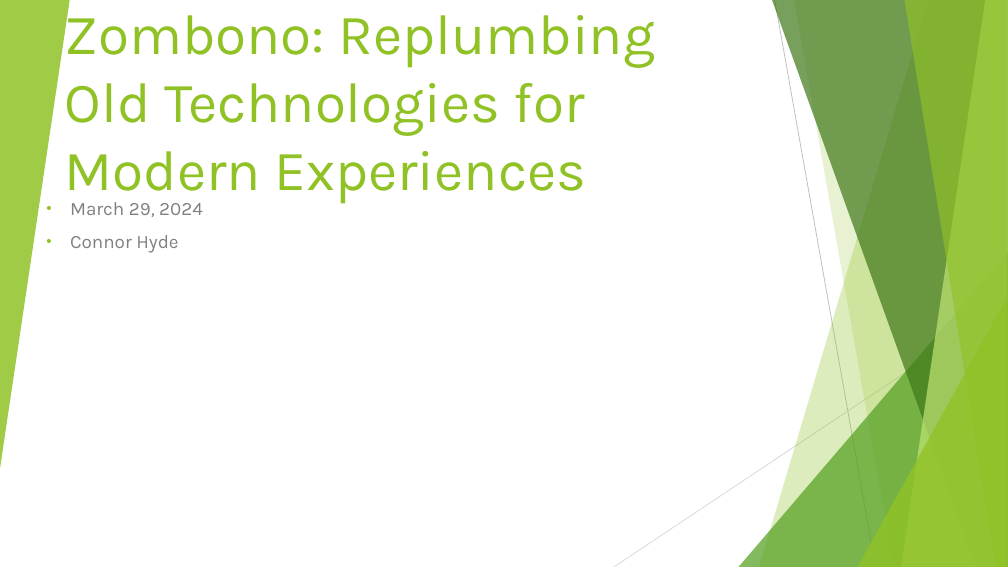
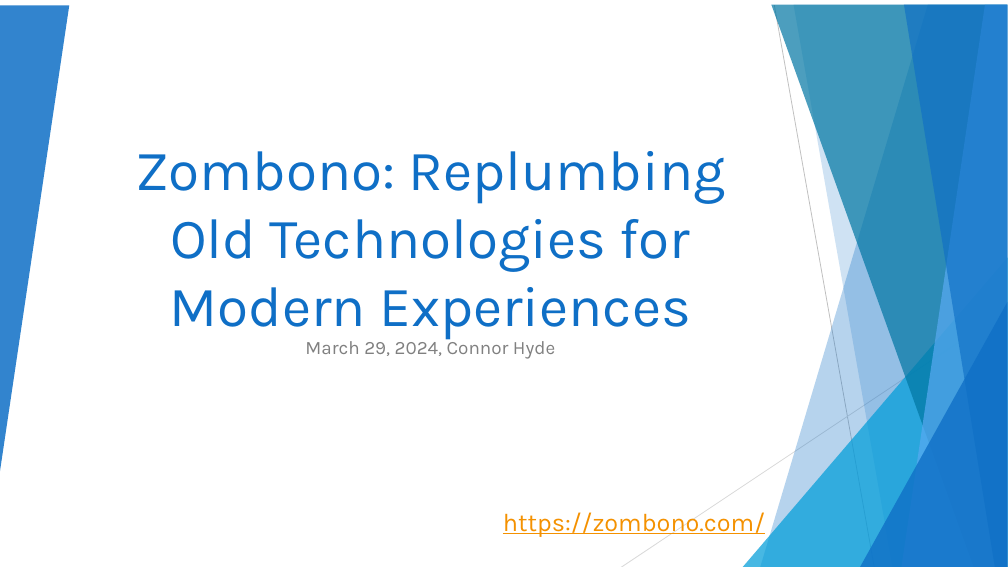
Before and after one commit to starfrost013/ZombonoEngine, a slide deck: slide 1 of docs/3-29-24 GlosGameDevs.pptx. Drawn at 1008x567 pixels with LibreOffice and Linux fonts; fonts in the diff are those of the drawing; background and template pictures are left out. Boxes give left, top, right and bottom in pixels: in the first picture for what was removed or moved away, otherwise in the second. Text is boxed around its words. In the diff, an @@ line names an element or a change of style, - is before the commit and + after.

```diff
--- a/docs/3-29-24 GlosGameDevs.pptx
+++ b/docs/3-29-24 GlosGameDevs.pptx
@@ 5 freeform shapes, 3 triangles: place and size @@
-5 freeform shapes, 3 triangles at (0, 0, 1008, 567)
+5 freeform shapes, 3 triangles at (0, 5, 1008, 567)
@@ triangle at (0, 5, 69, 474): fill #90C226 at 85% opacity to #0F6FC6 at 85% opacity @@
@@ freeform shape at (759, 5, 1008, 567): fill #90C226 at 30% opacity to #0F6FC6 at 30% opacity @@
@@ freeform shape at (771, 5, 1007, 567): fill #3F7819 at 70% opacity to #0076A3 at 70% opacity @@
@@ line moved from (775, 0) - (876, 567) to (774, 5) - (876, 567) @@
@@ freeform shape at (794, 5, 1008, 567): fill #90C226 at 20% opacity to #0F6FC6 at 20% opacity @@
@@ freeform shape at (901, 5, 1007, 567): fill #C0E474 at 70% opacity to #59AAF2 at 70% opacity @@
@@ freeform shape at (904, 5, 1008, 567): fill #90C226 at 65% opacity to #0F6FC6 at 65% opacity @@
@@ title "Zombono: Replumbing Old Technologies for ...": place and size @@
-title "Zombono: Replumbing Old Technologies for ..." at (65, 3, 655, 204)
+title "Zombono: Replumbing Old Technologies for ..." at (135, 151, 726, 340)
@@ title "Zombono: Replumbing Old Technologies for ..." at (135, 151, 726, 340): text colour #90C226 to #0F6FC6; alignment left to centre @@
@@ triangle at (738, 257, 1007, 567): fill #54A021 at 72% opacity to #009DD9 at 72% opacity @@
@@ line moved from (1008, 305) - (614, 567) to (1007, 310) - (614, 567) @@
@@ triangle at (858, 302, 1008, 567): fill #90C226 at 80% opacity to #0F6FC6 at 80% opacity @@
@@ subtitle at (305, 337, 555, 359): text changed @@
-• March 29, 2024
-• Connor Hyde
+March 29, 2024, Connor Hyde
@@ text added at (503, 512, 765, 537), 24 pt, text #F49100, underline @@
+https://zombono.com/
```
Also in this commit, not shown: 8 slides added, 5 other files.
